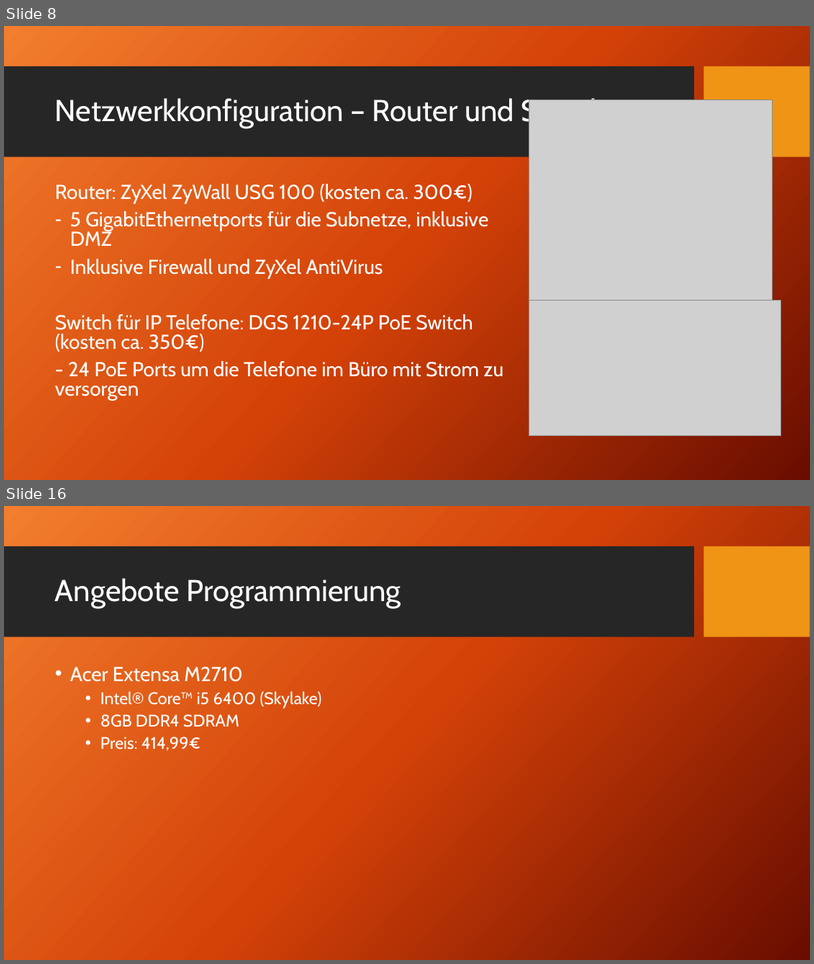
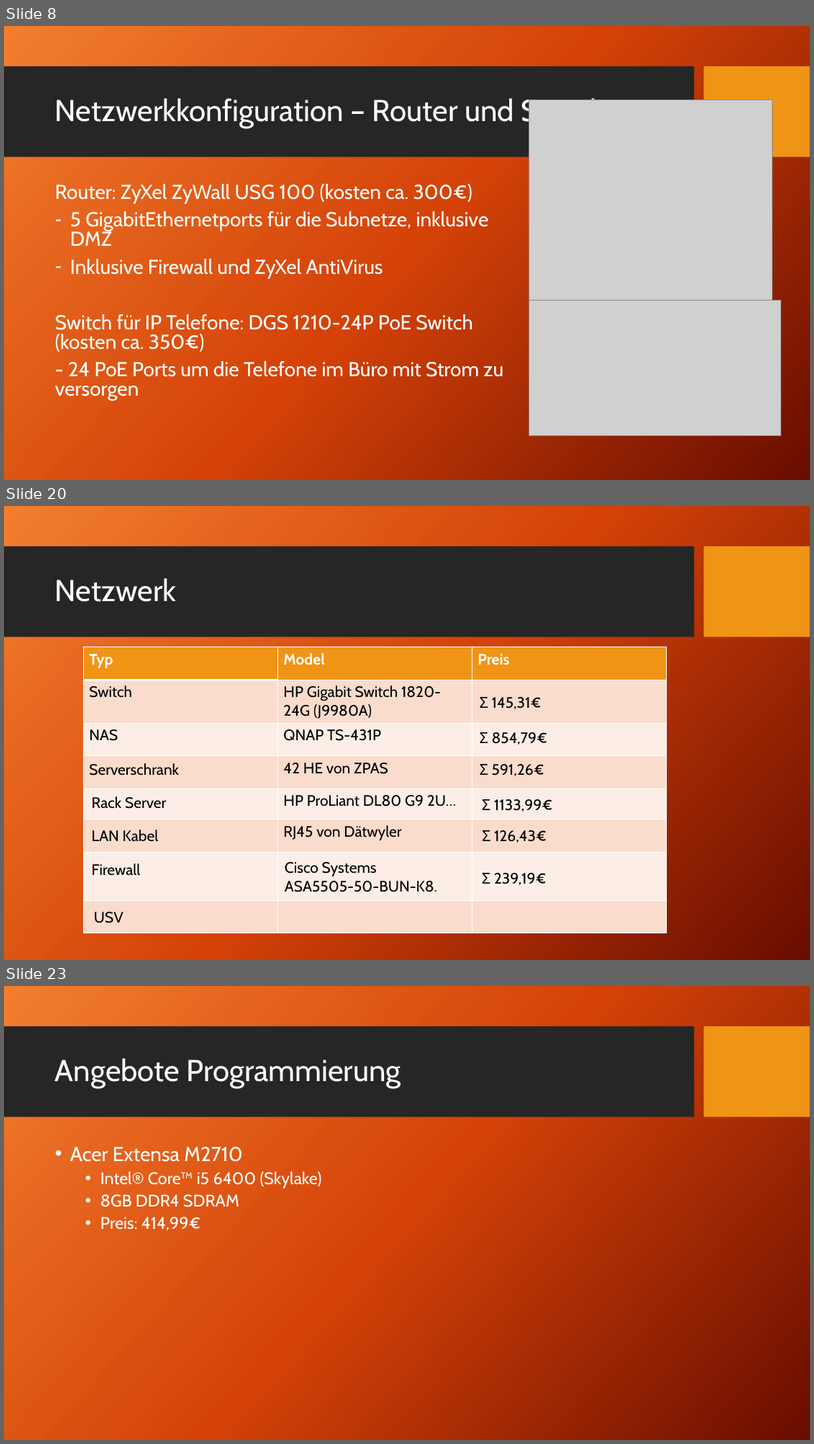
Before and after one commit to HaJaReDeluxe/mintBerryCrunchGames, a slide deck: Angebot für mintBerryCrunchGames GmbH Final.pptx. Shown one above the other, each under a label of ours: slides 8 and 16 before the commit, slides 8, 20 and 23 after it; the slides between them are not shown. The pictures are 814x964 and 814x1444 pixels, drawn with LibreOffice and Linux fonts; fonts in the diff are those of the drawing; grey boxes stand for pictures; background and template pictures are left out. Boxes give left, top, right and bottom in pixels: in the first picture for what was removed or moved away, otherwise in the second. Text is boxed around its words. In the diff, an @@ line names an element or a change of style, - is before the commit and + after.

```diff
--- a/Angebot für mintBerryCrunchGames GmbH Final.pptx
+++ b/Angebot für mintBerryCrunchGames GmbH Final.pptx
@@ slide 20 added at (4, 506, 810, 960), background picture (left out); not listed: 2 template elements that a slide beside it also shows @@
@@ title added at (55, 578, 177, 602), 36 pt, text #FFFFFF @@
+Netzwerk
@@ table added at (83, 647, 666, 932), 8 rows, 3 columns @@
+Typ | Model | Preis
+Switch | HP Gigabit Switch 1820-24G (J9980A) | 
+NAS | QNAP TS-431P | 
+ | 42 HE von ZPAS | 
+ | HP ProLiant DL80 G9 2U… | 
+ | RJ45 von Dätwyler | 
+ |  | 
+ |  | 
@@ text added at (480, 697, 542, 709), 18 pt, text #000000 @@
+Σ 145,31€
@@ text added at (480, 732, 548, 744), 18 pt, text #000000 @@
+Σ 854,79€
@@ text added at (89, 763, 179, 775), 18 pt, text #000000 @@
+Serverschrank
@@ text added at (480, 764, 545, 776), 18 pt, text #000000 @@
+Σ 591,26€
@@ text added at (92, 796, 166, 808), 18 pt, text #000000 @@
+Rack Server
@@ text added at (482, 799, 553, 811), 18 pt, text #000000 @@
+Σ 1133,99€
@@ text added at (92, 829, 159, 841), 18 pt, text #000000 @@
+LAN Kabel
@@ text added at (482, 830, 547, 842), 18 pt, text #000000 @@
+Σ 126,43€
@@ text added at (92, 863, 141, 875), 18 pt, text #000000 @@
+Firewall
@@ text added at (285, 862, 437, 892), 18 pt, text #000000 @@
+Cisco Systems ASA5505-50-BUN-K8.
@@ text added at (482, 872, 546, 885), 18 pt, text #000000 @@
+Σ 239,19€
@@ text added at (94, 911, 124, 923), 18 pt, text #000000 @@
+USV
@@ what was slide 16 is now slide 23 @@
```
Also in this commit, not shown: 10 slides changed, 8 other slides added, 1 slide removed.
